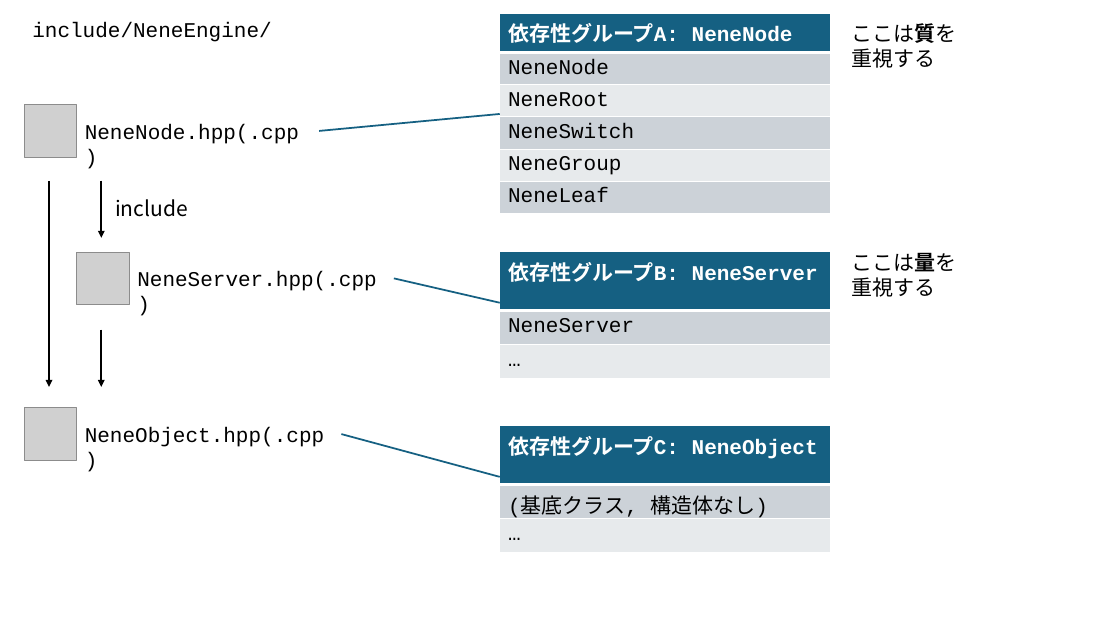
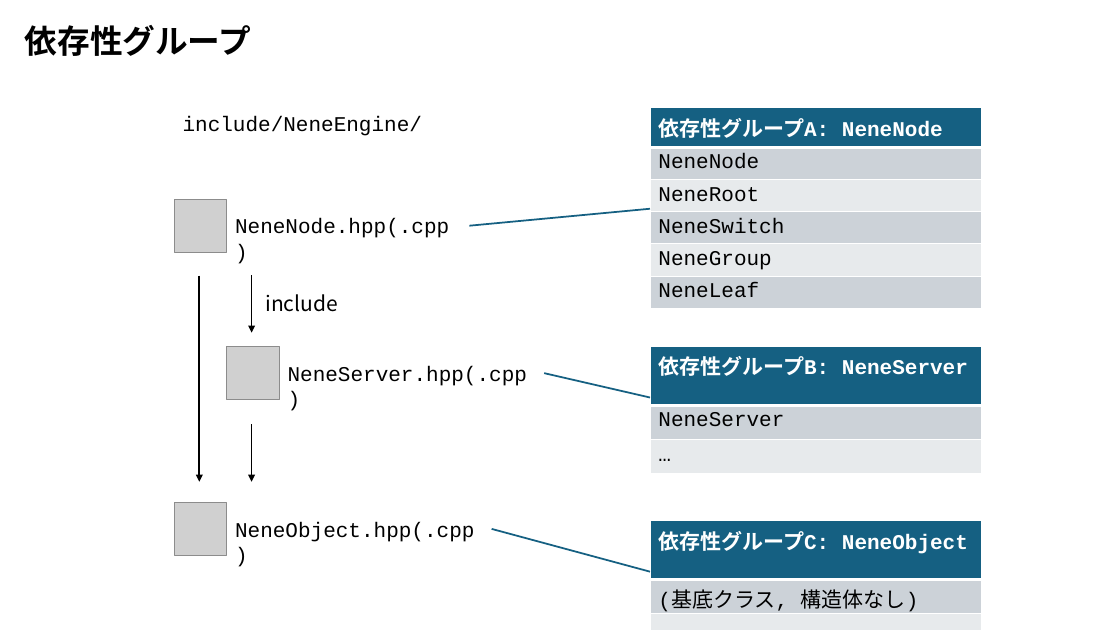
Before and after one commit to SakuraNeneCpp/NeneEngine, a slide deck: slide 4 of figs/slide.pptx. Drawn at 1120x630 pixels with LibreOffice and Linux fonts; fonts in the diff are those of the drawing; grey boxes stand for pictures. Boxes give left, top, right and bottom in pixels: in the first picture for what was removed or moved away, otherwise in the second. Text is boxed around its words. In the diff, an @@ line names an element or a change of style, - is before the commit and + after.

```diff
--- a/figs/slide.pptx
+++ b/figs/slide.pptx
@@ text added at [25,25,251,56], 28 pt, text #000000, bold @@
+依存性グループ
@@ text removed at [852,23,957,68] @@
-ここは質を重視する
@@ text removed at [852,252,957,297] @@
-ここは量を重視する
@@ 5 texts, 3 pictures, 3 tables, 3 arrows, 3 lines: place and size @@
-5 texts, 3 pictures, 3 tables, 3 arrows, 3 lines at [24,13,831,528]
+5 texts, 3 pictures, 3 tables, 3 arrows, 3 lines at [175,108,981,623]
```
Also in this commit, not shown: 2 other slides changed, 2 slides added, 1 slide removed, 1 other file.
